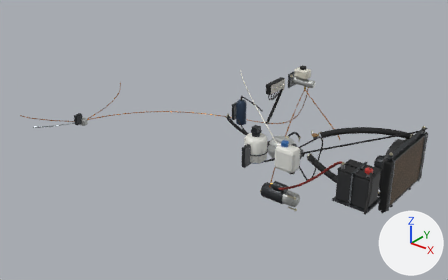
What one commit did to the glTF model models/equipements.glb.
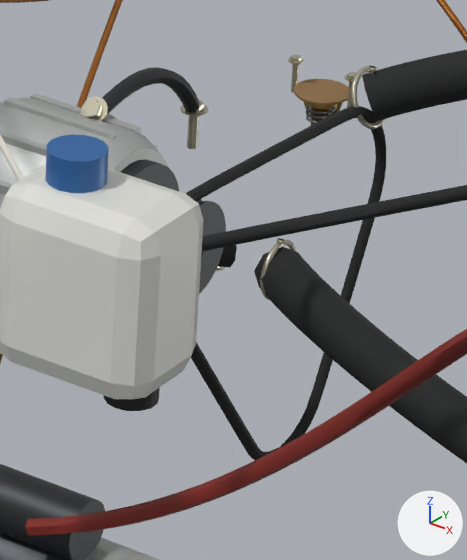
There are two pictures of each version: one whole from a 50 mm lens placed at (2.799, -2.927, 2.266), pointed at (0.462, -0.006, 0.456), one close up on the part from 61% to 74% of the width and 44% to 69% of the height. Every picture has the same lights, and +X, +Y and +Z are marked at lower right. The last two pictures show the newer version. Where no turn or scale is listed for an object, it has been applied to the vertices. Vertices at exactly the same position are counted once.

Objects in the first close-up: 'alternateur.acier-noirci', 'alternateur.alu-coule', 'alternateur.caoutchouc', 'batterie.fil-rouge', 'demarreur.acier-noirci', 'demarreur.alu-coule', 'durites.caoutchouc', 'durites.zinc', 'lave-glace.bleu', 'lave-glace.plastique-translucide', 'maitre-cylindre.cuivre', 'thermostat.joint' and 10 more.
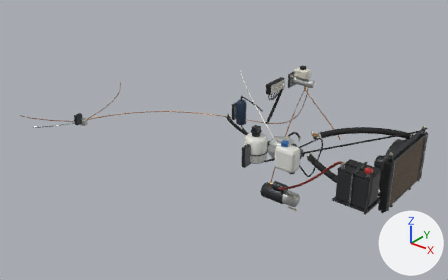
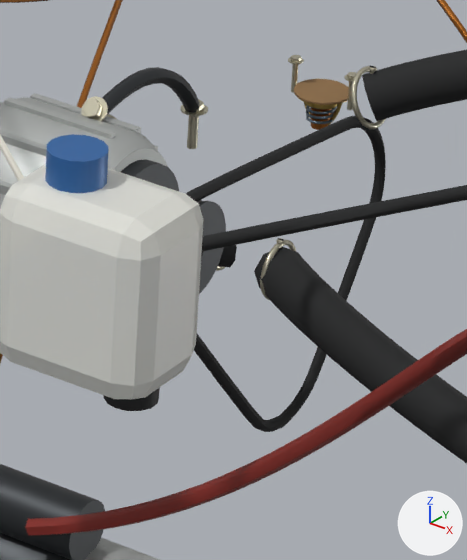
What differs and where, as boxes [x1, y1, x2, y2] in the close-ups (467 x 560 px; the box of a moved part takes in the faces that stretch with it):
'alternateur.caoutchouc', reshaped (11% shorter)
    before: [186, 106, 386, 460]
    after: [186, 116, 386, 432]
part 1 of me_alternateur_caoutchouc, moved or reshaped
    before: [190, 106, 386, 460]
    after: [190, 116, 386, 432]

What changed in the scene script:
```text
Change me_alternateur_caoutchouc:
    used by ob_alternateur_caoutchouc; location = (0.0, 0.0, 0.0)
    remove me_alternateur_caoutchouc.from_pydata(...)  # 324 vertices, 648 faces; spans x 1.17..1.18, y -0.268..0.047, z 0.43..0.708
    add me_alternateur_caoutchouc.from_pydata(...)  # 324 vertices, 648 faces; spans x 1.17..1.18, y -0.268..0.047, z 0.458..0.708
    me_alternateur_caoutchouc part 1: 234 of 324 vertices moved; they spanned x 1.17..1.18, y -0.264..0.047, z 0.43..0.706 and now span x 1.17..1.18, y -0.266..0.047, z 0.458..0.704; mean shift (0.0, -0.008, 0.015); largest move (1.177, -0.126, 0.474) -> (1.177, -0.21, 0.592)
```
